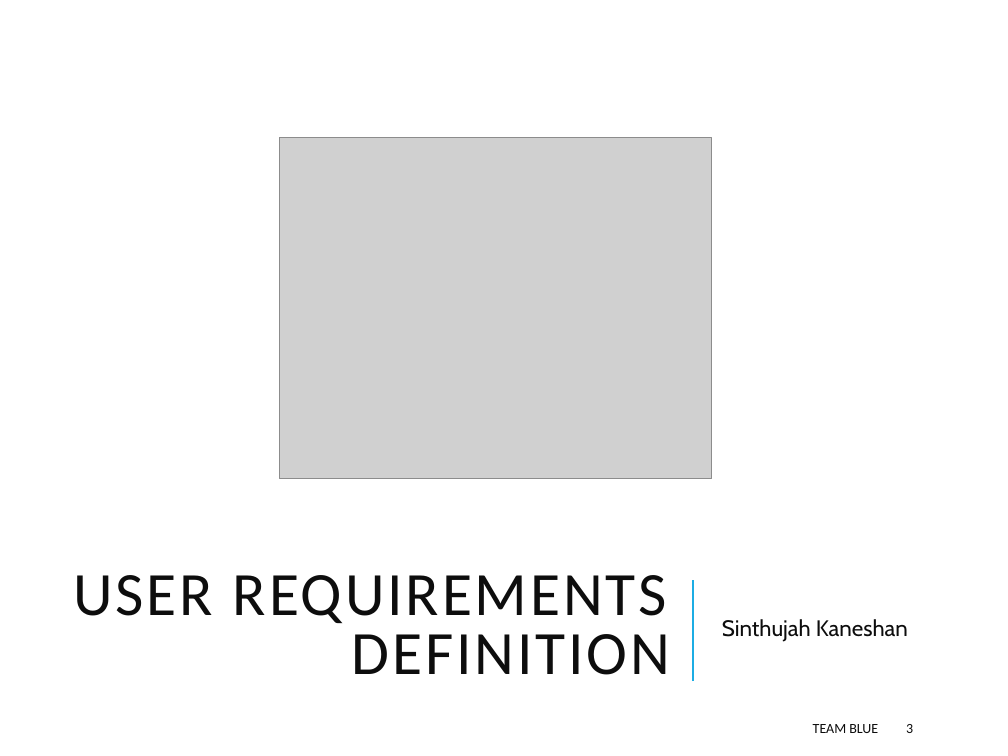
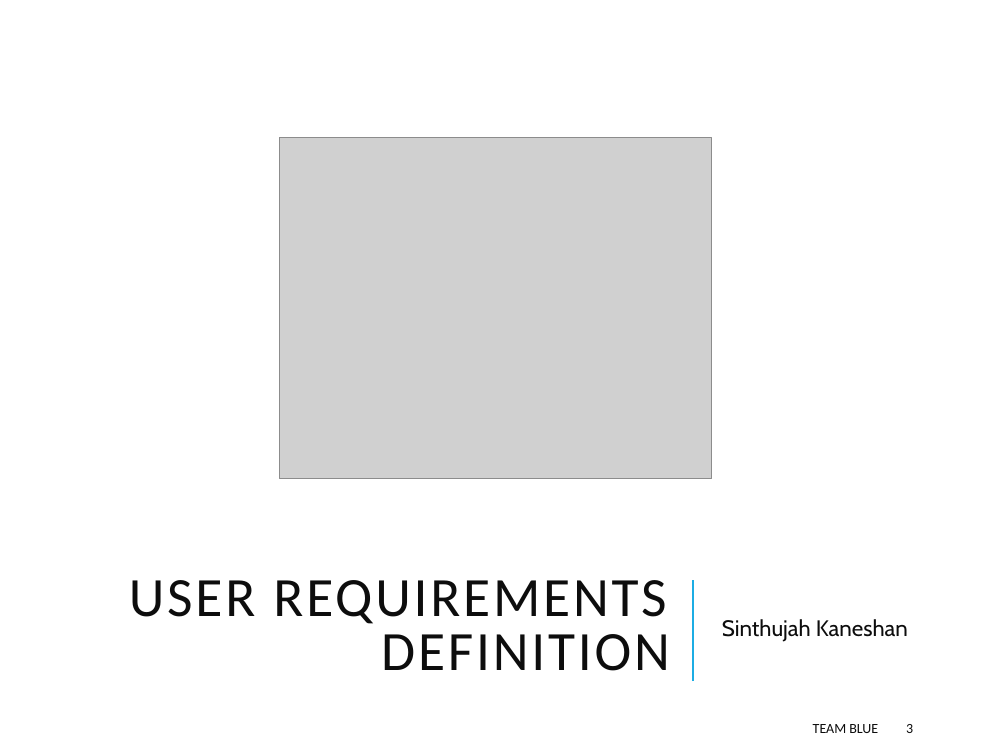
Before and after one commit to Hyferion/ch.bfh.bti7081.s2018.blue, a slide deck: slide 3 of Docs/task02/Task 2.pptx. Drawn at 1008x756 pixels with LibreOffice and Linux fonts; fonts in the diff are those of the drawing; grey boxes stand for pictures. Boxes give left, top, right and bottom in pixels: in the first picture for what was removed or moved away, otherwise in the second. Text is boxed around its words. In the diff, an @@ line names an element or a change of style, - is before the commit and + after.

```diff
--- a/Docs/task02/Task 2.pptx
+++ b/Docs/task02/Task 2.pptx
@@ title "USER REQUIREMENTS DEFINITION" at (x1=129, y1=580, x2=670, y2=671): size 44 to 39.6 pt @@
```
Also in this commit, not shown: 5 other slides changed.
